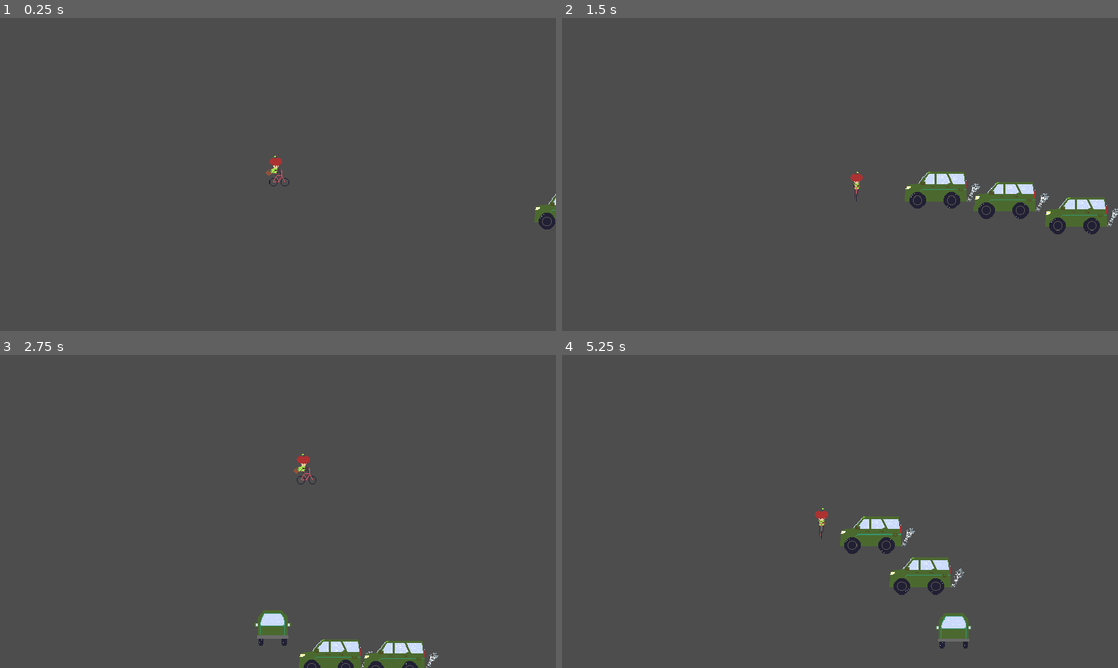
Above: before the commit, frames 1-4 (two rows, left to right).
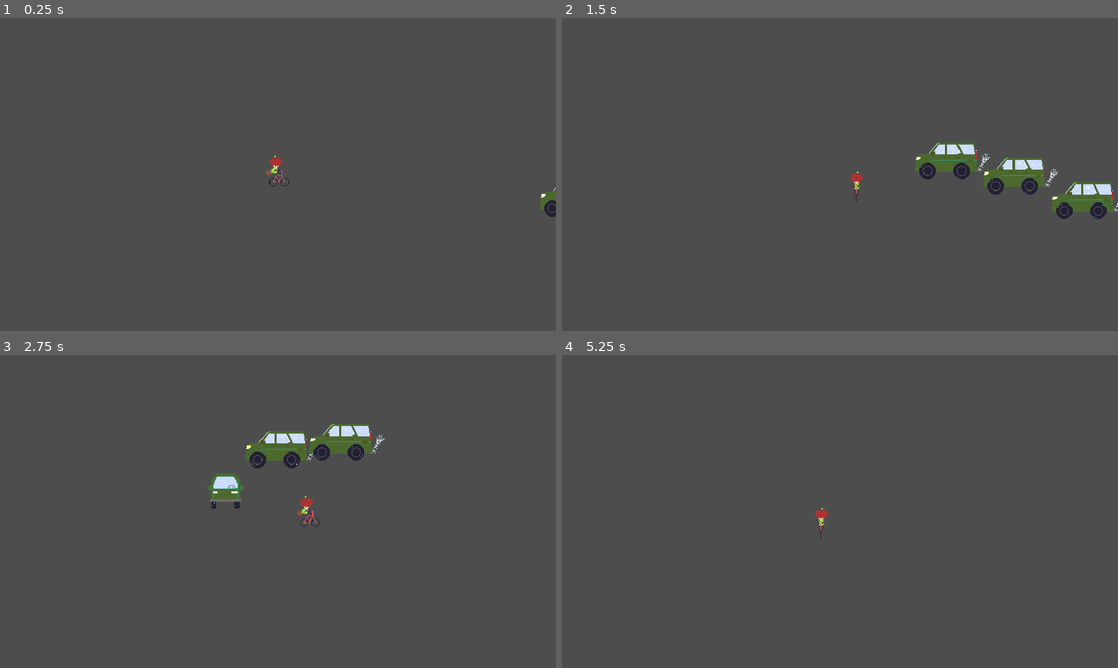
Above: after the commit, the same moments.

Repository: ScottArtCarlson/projectEkans
Game: Godot game, scene res://Scenes/world.tscn
The game is run twice, just before and just after one commit, with the same random seed, the same clock (stepped at 60 frames per second) and the same inputs.
Inputs:
- Up to frame 1 (0.25 s): no input
- Up to frame 2 (1.5 s): hold D (right) 0.53-1.28 s; tap Space (action) at 0.6, 1.35 s; hold S (down) from 1.28 s (still down)
- Up to frame 3 (2.75 s): release S (down) at 2.03 s; hold D (right) from 2.03 s (still down); tap Space (action) at 2.1 s
- Up to frame 4 (5.25 s): release D (right) at 2.78 s; hold W (up) 2.78-3.53 s; tap Space (action) every 0.75 s from 2.85 to 5.1 s; hold A (left) 3.53-5.03 s; hold S (down) from 5.03 s (still down)

The runs differ from the first frame. In frame 1, 0.3% of the frame differs, in the area x 96-100%, y 54-68%; in frame 2, 5.2%, in the area x 61-100%, y 39-70%; in frame 3, 5.0%; in frame 4, 2.6%.

Commit message:
Got the snake to slowly turn

Diff:
--- a/Scenes/snake.gd
+++ b/Scenes/snake.gd
@@ -21,13 +21,24 @@
 var angular_speed = 0.0
 
 func _ready():
+	velocity = Vector2(-100, -100)
 	update_animation_parameters(starting_position)
 	state_machine.travel("Drive_Head")
 
 func _physics_process(delta):
 
 	if target != null:
-		velocity = position.direction_to(target.position) * SPEED
+		print(velocity)
+		var currenctVelocity = velocity.normalized()
+		var vectorToTarget: Vector2 = position.direction_to(target.position).normalized()
+
+		var newVelocity: Vector2 = currenctVelocity.lerp(vectorToTarget, 0.025)
+
+		var finalVelocity = newVelocity * SPEED
+
+
+		velocity = finalVelocity
+
 		move_and_slide()
 
 		update_animation_parameters(velocity)
--- a/Scenes/snake_segment.gd
+++ b/Scenes/snake_segment.gd
@@ -48,7 +48,16 @@
 			return
 
 		# else, move towards target at speed
-		velocity = position.direction_to(target.global_position) * SPEED
+
+		#else, move towards target at speed
+		var currenctVelocity = velocity.normalized()
+		var vectorToTarget: Vector2 = position.direction_to(target.global_position).normalized()
+
+		var newVelocity: Vector2 = currenctVelocity.lerp(vectorToTarget, 0.25)
+
+		var finalVelocity = newVelocity * SPEED
+		velocity = finalVelocity
+
 		move_and_slide()
 		# by sending it the velocity, it tells the animation blend space which animation direction to pull
 		update_animation_parameters(velocity)
@@ -60,8 +69,6 @@
 func update_animation_parameters(move_input : Vector2):
 	if (move_input != Vector2.ZERO):
 		animation_tree.set("parameters/Drive/blend_position", move_input)
-	else:
-		animation_tree.stop()
 
 # checks to see if the snake hit itself, working but needs win condition code
 func _on_snake_hurt_box_area_entered(area):
